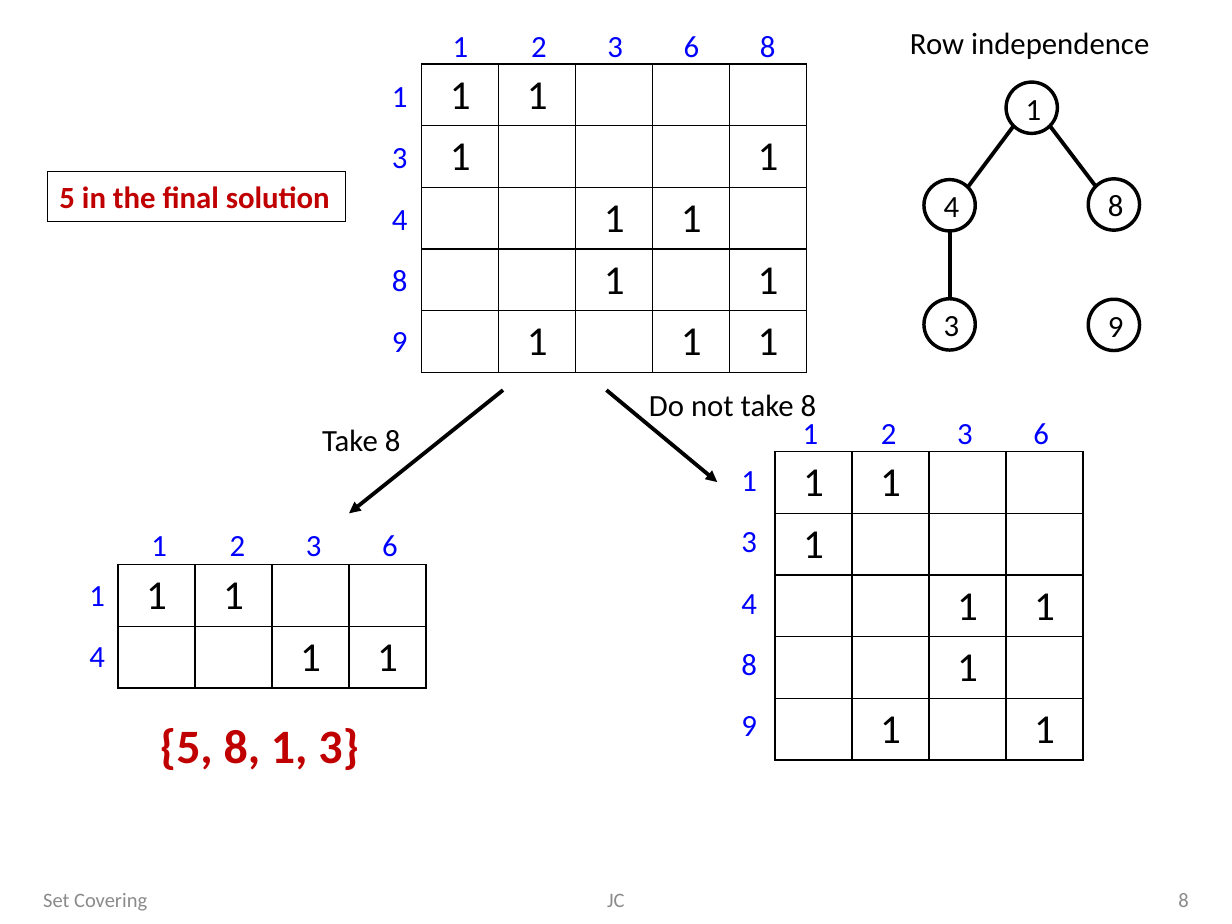
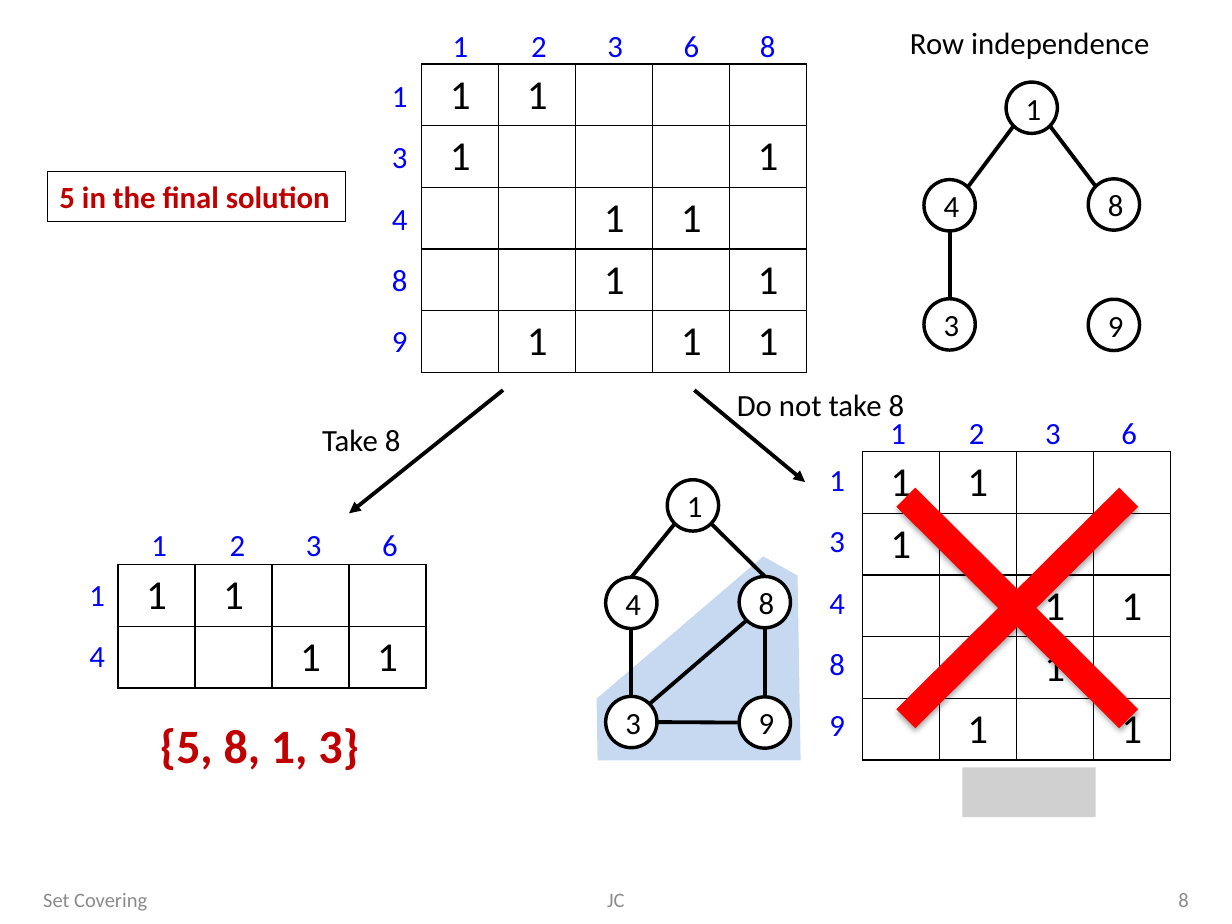
Before and after one commit to jproyo/upc-miri, a slide deck: slide 8 of avlsi/resources/SetCovering.pptx. Drawn at 1232x924 pixels with LibreOffice and Linux fonts; fonts in the diff are those of the drawing; grey boxes stand for pictures. Boxes give left, top, right and bottom in pixels: in the first picture for what was removed or moved away, otherwise in the second. Text is boxed around its words. In the diff, an @@ line names an element or a change of style, - is before the commit and + after.

```diff
--- a/avlsi/resources/SetCovering.pptx
+++ b/avlsi/resources/SetCovering.pptx
@@ 3 texts, 1 table: place and size @@
-3 texts, 1 table at bbox=[649, 394, 1080, 760]
+3 texts, 1 table at bbox=[737, 394, 1168, 760]
@@ 7 texts, 1 arrow: place and size @@
-7 texts, 1 arrow at bbox=[606, 391, 1049, 736]
+7 texts, 1 arrow at bbox=[695, 391, 1137, 736]
@@ cross added at bbox=[803, 395, 1232, 822], fill #FF0000 @@
@@ freeform shape added at bbox=[596, 557, 801, 761], fill #C6D9F1 @@
@@ group added at bbox=[606, 479, 791, 749]: 6 lines, 5 ellipses @@
+1
+4
+3
+8
+9
@@ picture added at bbox=[962, 768, 1095, 817] @@
```
Also in this commit, not shown: 1 other slide changed, 1 slide removed, 5 other files.
